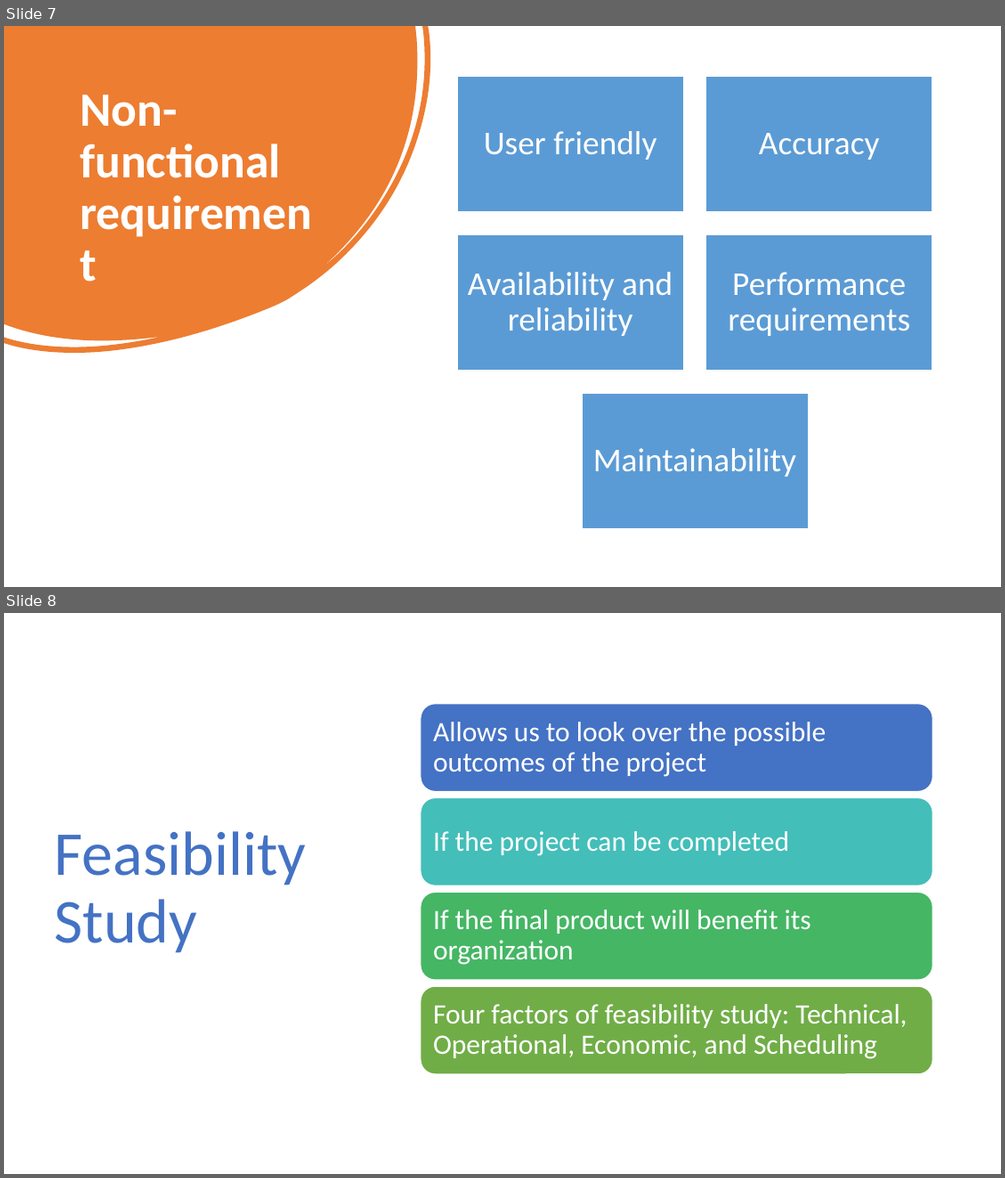
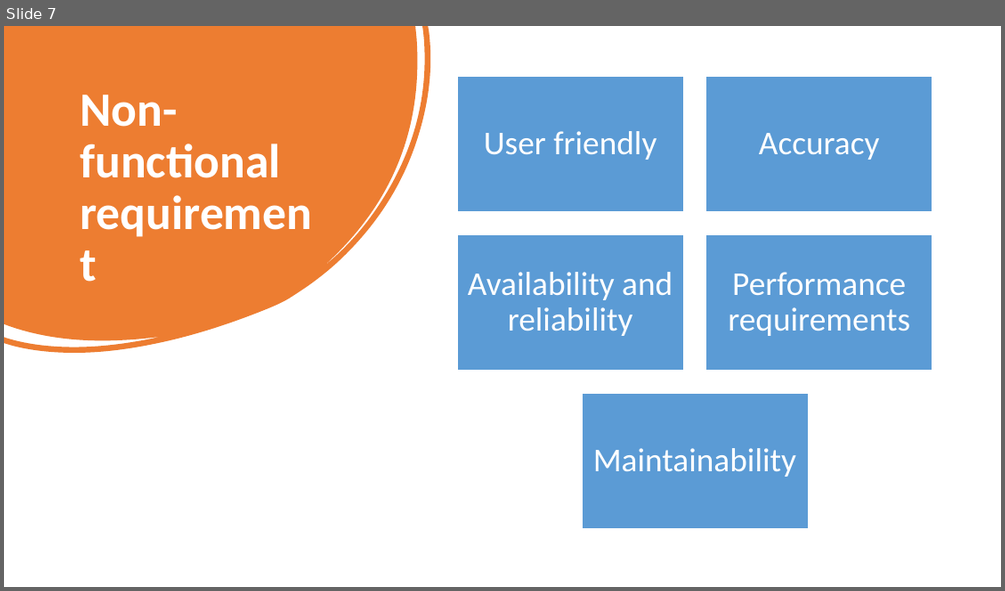
Before and after one commit to shyambaral/flutterapp, a slide deck: BBA.pptx. Shown one above the other, each under a label of ours: slides 7 and 8 before the commit, slide 7 after it. The pictures are 1005x1178 and 1005x591 pixels, drawn with LibreOffice and Linux fonts; fonts in the diff are those of the drawing. Boxes give left, top, right and bottom in pixels: in the first picture for what was removed or moved away, otherwise in the second. Text is boxed around its words. In the diff, an @@ line names an element or a change of style, - is before the commit and + after.

```diff
--- a/BBA.pptx
+++ b/BBA.pptx
@@ slide 8 removed at [4,613,1001,1174], background #FFFFFF @@
@@ title removed at [55,831,307,953] @@
-Feasibility Study
@@ group removed at [421,704,933,1074]: 4 rounded rectangles, 4 texts @@
-Allows us to look over the possible outcomes of the project
-If the project can be completed
-If the final product will benefit its organization
-Four factors of feasibility study: Technical, Operational, Economic, and Scheduling
```
Also in this commit, not shown: 1 slide changed, 1 slide added, 3 other slides removed, 3 other files.
